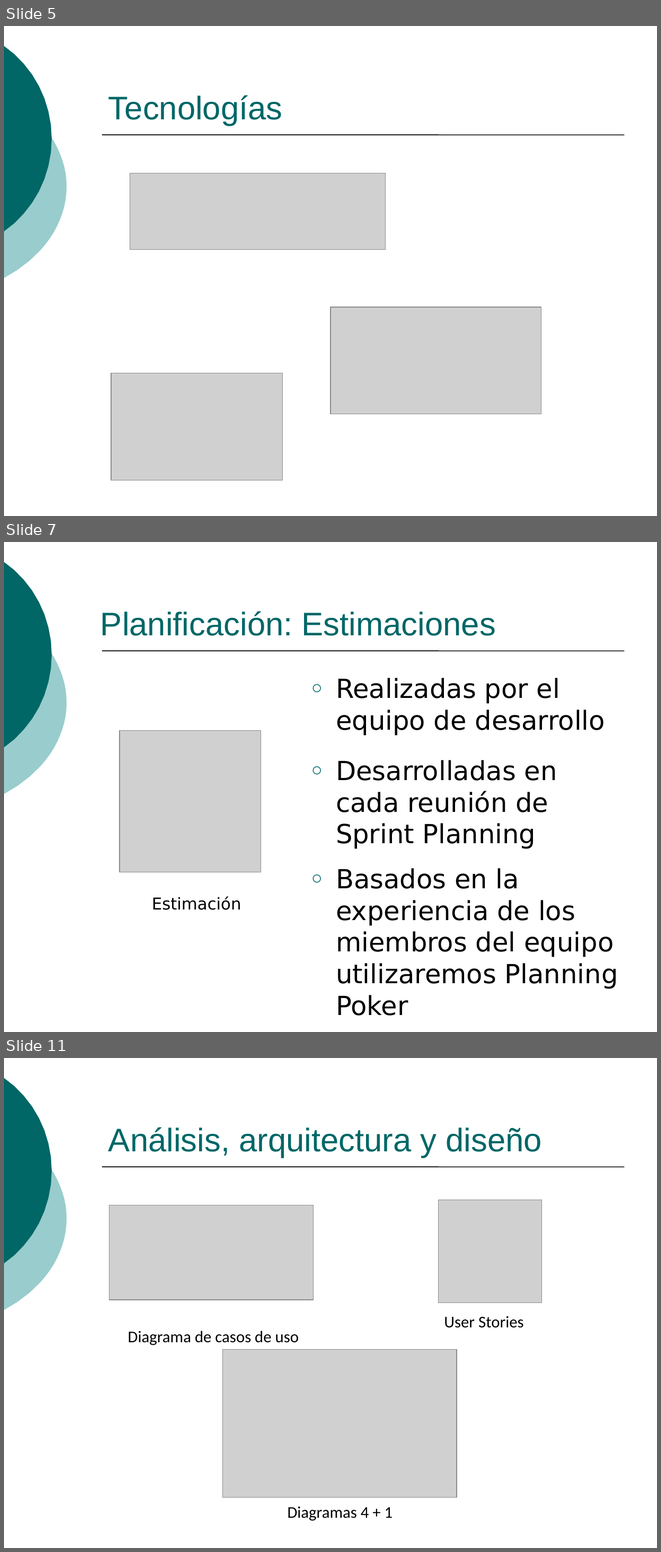
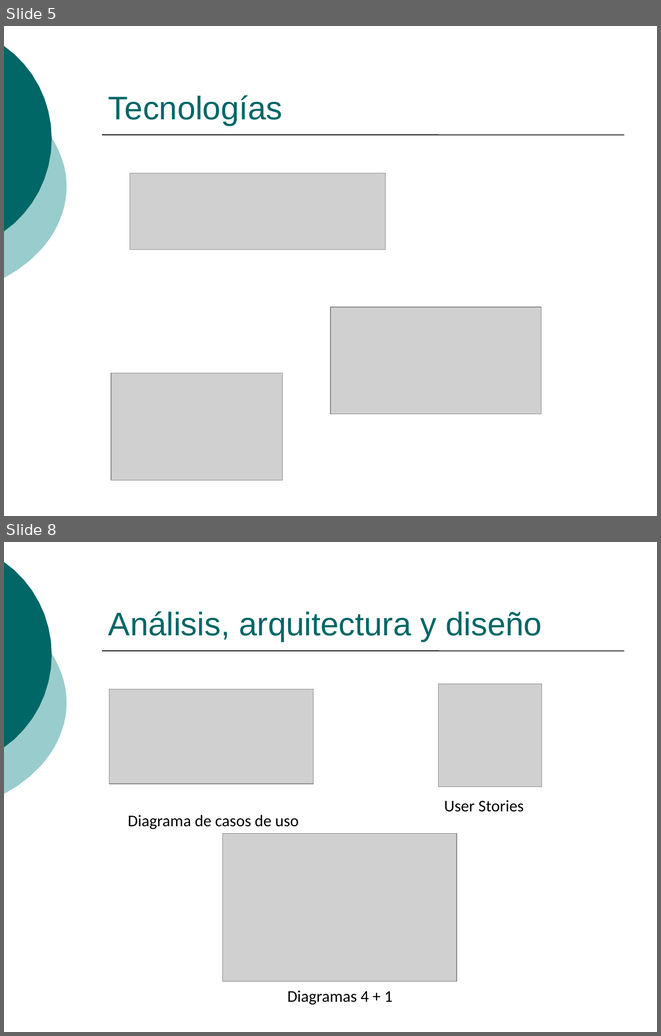
Before and after one commit to ingevy/taller-desarrollo-proyectos-ii-2do-2010, a slide deck: doc/presentaciones/Presentación inicial.ppt. Shown one above the other, each under a label of ours: slides 5, 7 and 11 before the commit, slides 5 and 8 after it; the slides between them are not shown. The pictures are 661x1552 and 661x1036 pixels, drawn with LibreOffice and Linux fonts; fonts in the diff are those of the drawing; grey boxes stand for pictures. Boxes give left, top, right and bottom in pixels: in the first picture for what was removed or moved away, otherwise in the second. Text is boxed around its words. In the diff, an @@ line names an element or a change of style, - is before the commit and + after.

Commit message:
Adaptación sección Planificación (en menos diapositivas)

```diff
--- a/doc/presentaciones/Presentación inicial.ppt
+++ b/doc/presentaciones/Presentación inicial.ppt
@@ slide 7 removed at (x1=4, y1=542, x2=657, y2=1032), background #FFFFFF; not listed: 3 template elements that a slide beside it also shows @@
@@ title removed at (x1=100, y1=611, x2=496, y2=636) @@
-Planificación: Estimaciones
@@ text removed at (x1=336, y1=678, x2=605, y2=735) @@
-○ Realizadas por el equipo de desarrollo
@@ picture removed at (x1=120, y1=730, x2=261, y2=872) @@
@@ text removed at (x1=336, y1=760, x2=557, y2=849) @@
-○ Desarrolladas en cada reunión de Sprint Planning
@@ text removed at (x1=336, y1=868, x2=618, y2=1015) @@
-○ Basados en la experiencia de los miembros del equipo utilizaremos Planning Poker
@@ text removed at (x1=152, y1=896, x2=241, y2=910) @@
-Estimación
@@ what was slide 11 is now slide 8 @@
```
Also in this commit, not shown: 1 slide changed, 1 slide added, 3 other slides removed.
